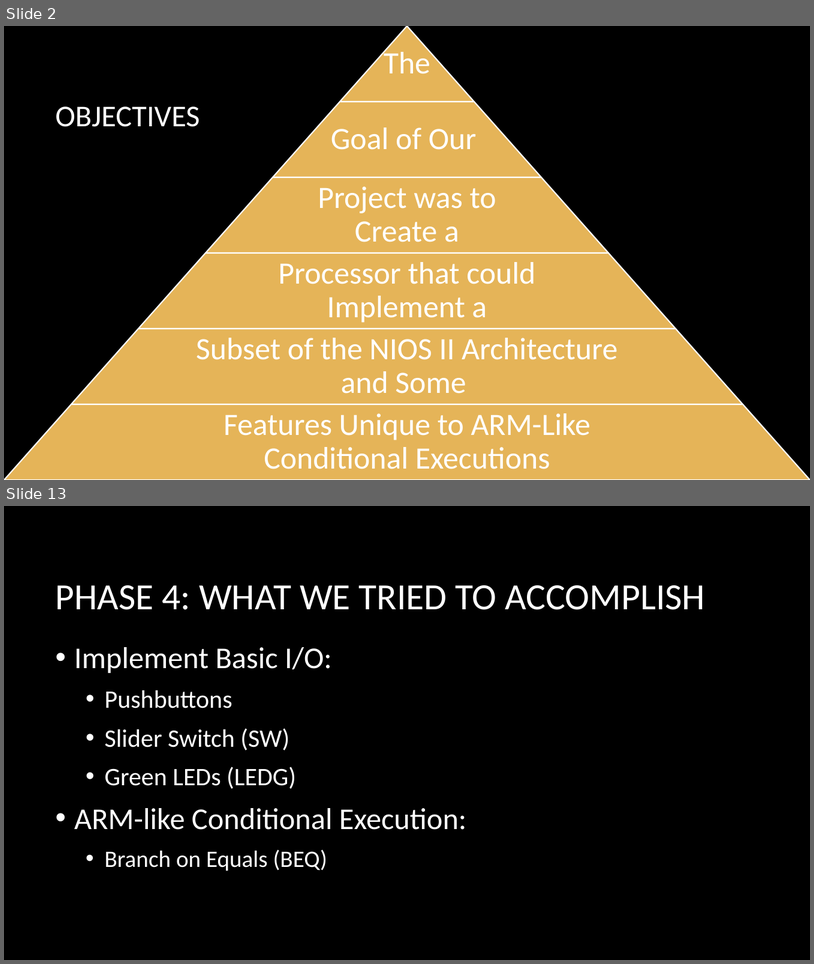
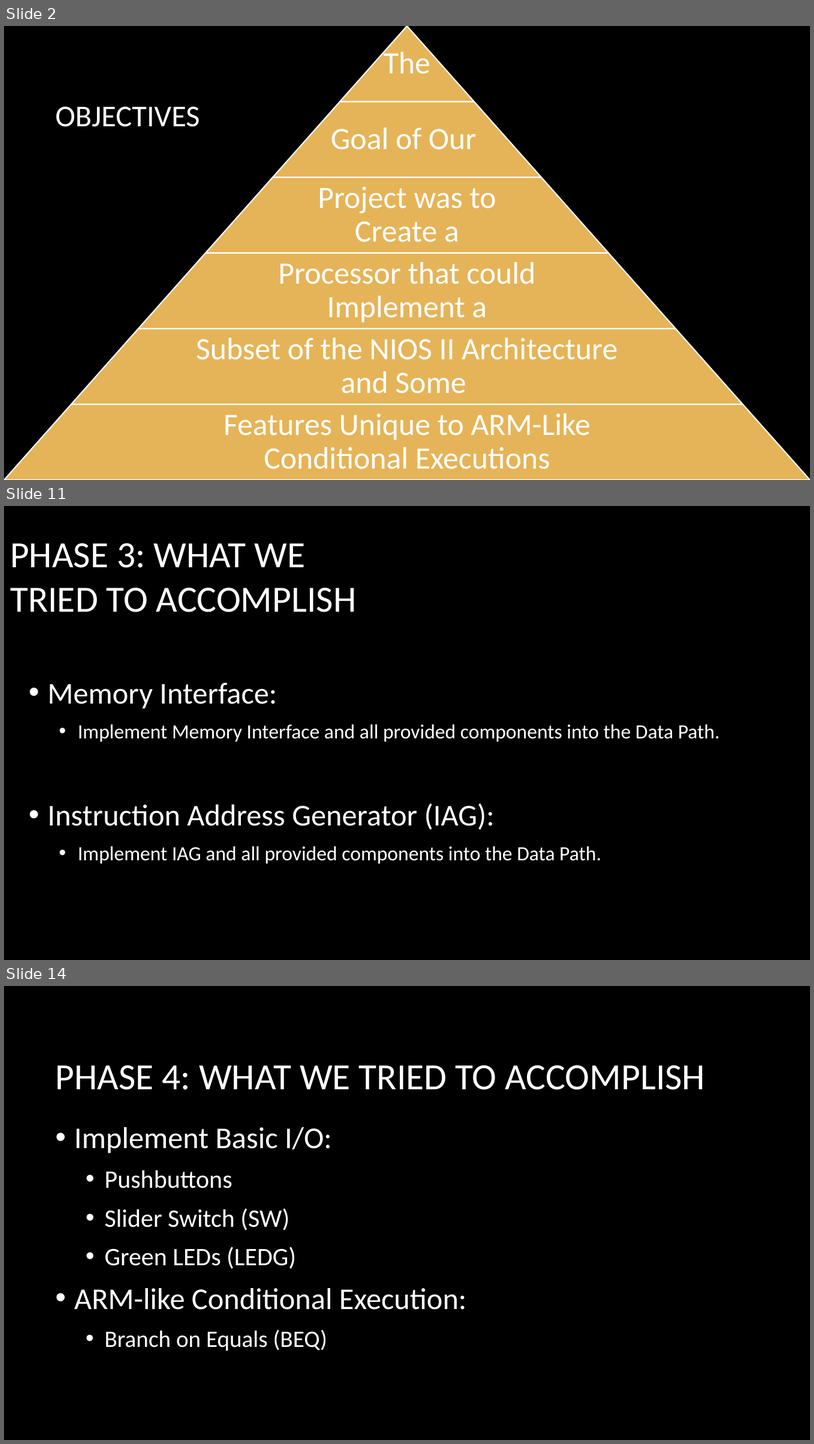
Before and after one commit to sheawinkler/230Project, a slide deck: Part6/The Adventurous Project of building a processor.pptx. Shown one above the other, each under a label of ours: slides 2 and 13 before the commit, slides 2, 11 and 14 after it; the slides between them are not shown. The pictures are 814x964 and 814x1444 pixels, drawn with LibreOffice and Linux fonts; fonts in the diff are those of the drawing; background and template pictures are left out. Boxes give left, top, right and bottom in pixels: in the first picture for what was removed or moved away, otherwise in the second. Text is boxed around its words. In the diff, an @@ line names an element or a change of style, - is before the commit and + after.

```diff
--- a/Part6/The Adventurous Project of building a processor.pptx
+++ b/Part6/The Adventurous Project of building a processor.pptx
@@ slide 11 added at (x1=4, y1=506, x2=810, y2=960), background picture (left out) @@
@@ title added at (x1=10, y1=543, x2=357, y2=612), 44 pt, text #FFFFFF @@
+PHASE 3: WHAT WE TRIED TO ACCOMPLISH
@@ text added at (x1=48, y1=682, x2=720, y2=864), 24 pt, text #FFFFFF @@
+• Memory Interface:
+  • Implement Memory Interface and all provided components into the Data Path.
+• Instruction Address Generator (IAG):
+  • Implement IAG and all provided components into the Data Path.
@@ what was slide 13 is now slide 14 @@
```
Also in this commit, not shown: 19 slides changed, 5 other slides added, 2 slides removed.
